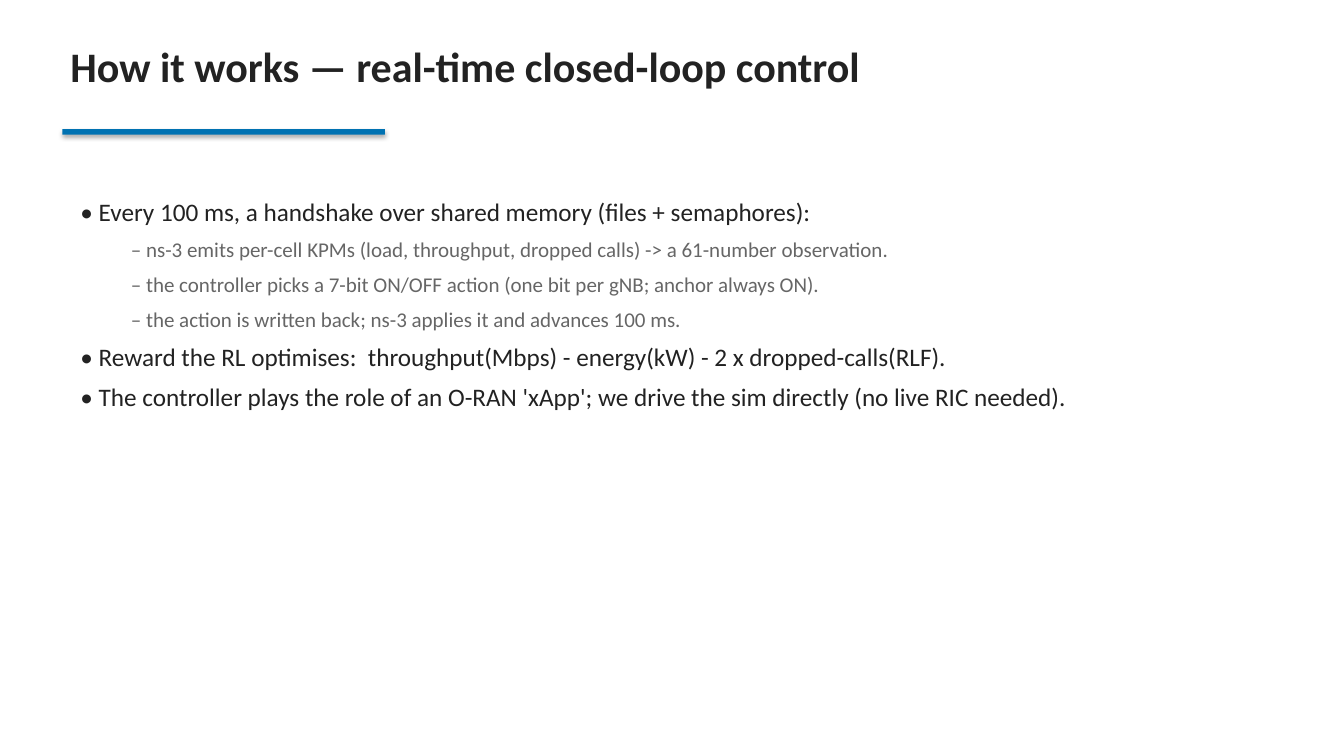
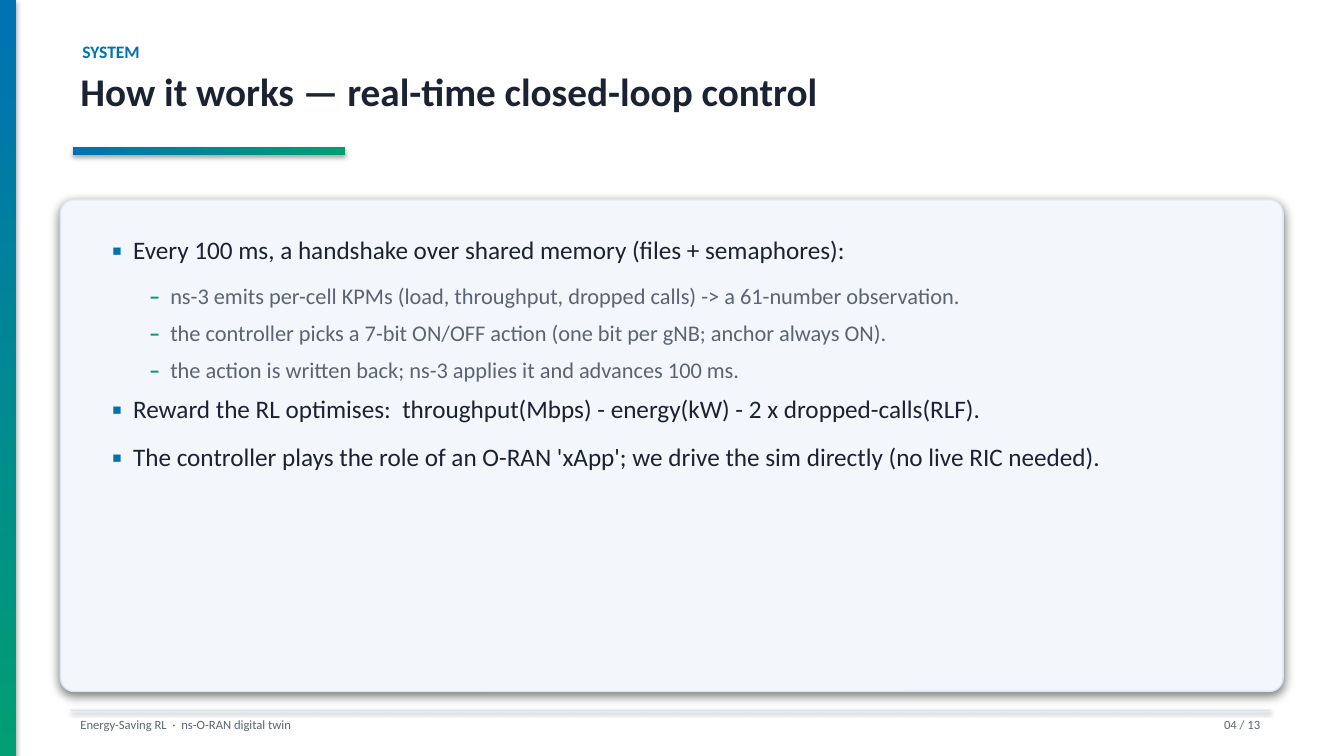
Before and after one commit to SergeantCooper/ns-o-ran-gym, a slide deck: slide 4 of energy_saving_RL_project.pptx. Drawn at 1344x756 pixels with LibreOffice and Linux fonts; fonts in the diff are those of the drawing. Boxes give left, top, right and bottom in pixels: in the first picture for what was removed or moved away, otherwise in the second. Text is boxed around its words. In the diff, an @@ line names an element or a change of style, - is before the commit and + after.

Commit message:
deck: redesign build_ppt.py with a cohesive visual theme
Adds a design system to the presentation (content/numbers unchanged):
- navy gradient title with capability pills + accent band
- per-slide section kickers, gradient underline, left accent strip, footer + page numbers
- content on soft-shadowed panels; colour-coded bullet markers
- figures mounted on shadowed cards, box-fit to the slide (fixes overflow)

```diff
--- a/energy_saving_RL_project.pptx
+++ b/energy_saving_RL_project.pptx
@@ rectangle added at <box>0,0,16,756</box>, fill gradient #0072B2 to #009E73 @@
@@ text added at <box>82,46,139,58</box>, 12.5 pt, text #0072B2, bold @@
+SYSTEM
@@ text "How it works — real-time ...": place and size @@
-text "How it works — real-time ..." at <box>70,52,860,89</box>
+text "How it works — real-time ..." at <box>80,78,818,112</box>
@@ text "How it works — real-time ..." at <box>80,78,818,112</box>: size 30 to 28 pt, text colour #222222 to #1A2233 @@
@@ rectangle: place and size @@
-rectangle at <box>63,129,385,135</box>
+rectangle at <box>73,147,345,154</box>
@@ rectangle at <box>73,147,345,154</box>: fill #0072B2 to gradient #0072B2 to #009E73 @@
@@ rounded rectangle added at <box>60,200,1284,692</box>, fill #F3F6FB, outline #DDE4F0 1 pt @@
@@ text "▪ Every 100 ms, a ...": place and size @@
-text "▪ Every 100 ms, a ..." at <box>99,203,1065,410</box>
+text "▪ Every 100 ms, a ..." at <box>133,240,1099,470</box>
@@ text at <box>133,240,844,263</box>: text changed; text colour #222222 to #1A2233 @@
-• Every 100 ms, a handshake over shared memory (files + semaphores):
+▪ Every 100 ms, a handshake over shared memory (files + semaphores):
@@ text at <box>170,288,959,382</box>: size 15 to 16 pt in "– ns-3 emits per-cell KPMs (load, throughput, ...", "– the controller picks a 7-bit ON/OFF ...", "– the action is written back; ns-3 ..."; text colour #666666 to #009E73, bold on in "–", "–", "–"; text colour #666666 to #5B6472 in "ns-3 emits per-cell KPMs (load, throughput, dropped ...", "the controller picks a 7-bit ON/OFF action ...", "the action is written back; ns-3 applies ..."; list level 2 to 1 in "– ns-3 emits per-cell KPMs ..."; line spacing 1 to 1.12; list level 2 to 1 in "– the controller picks a ..."; list level 2 to 1 in "– the action is written ..." @@
@@ text at <box>133,399,1099,470</box>: text changed; text colour #222222 to #1A2233 @@
-• Reward the RL optimises: throughput(Mbps) - energy(kW) - 2 x dropped-calls(RLF).
-• The controller plays the role of an O-RAN 'xApp'; we drive the sim directly (no live RIC needed).
+▪ Reward the RL optimises: throughput(Mbps) - energy(kW) - 2 x dropped-calls(RLF).
+▪ The controller plays the role of an O-RAN 'xApp'; we drive the sim directly (no live RIC needed).
@@ rectangle added at <box>71,710,1270,711</box>, fill #DDE4F0 @@
@@ text added at <box>80,720,291,731</box>, 9 pt, text #5B6472 @@
+Energy-Saving RL · ns-O-RAN digital twin
@@ text added at <box>1224,721,1260,729</box>, 9 pt, text #5B6472 @@
+04 / 13
```
Also in this commit, not shown: 12 other slides changed, 1 other file.
